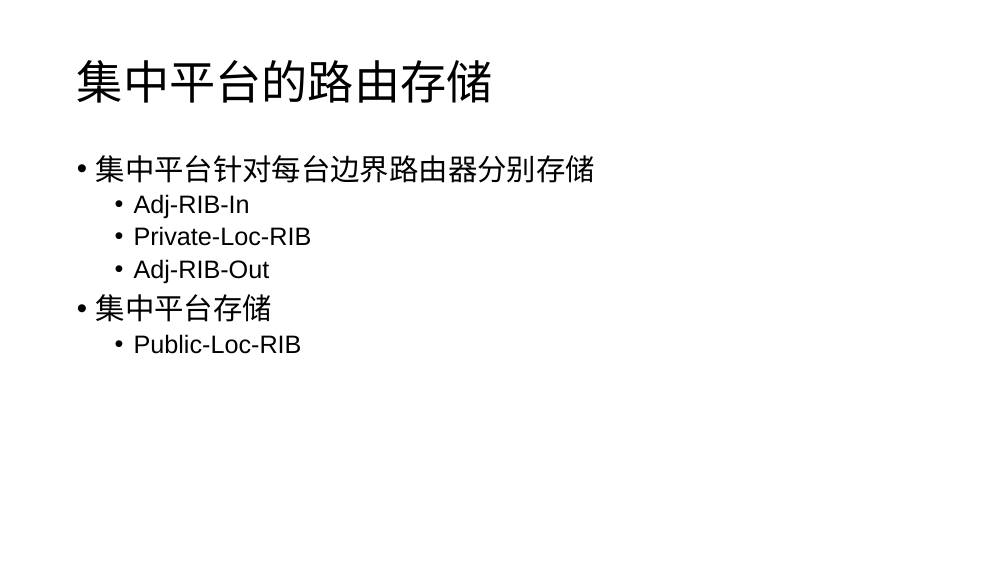
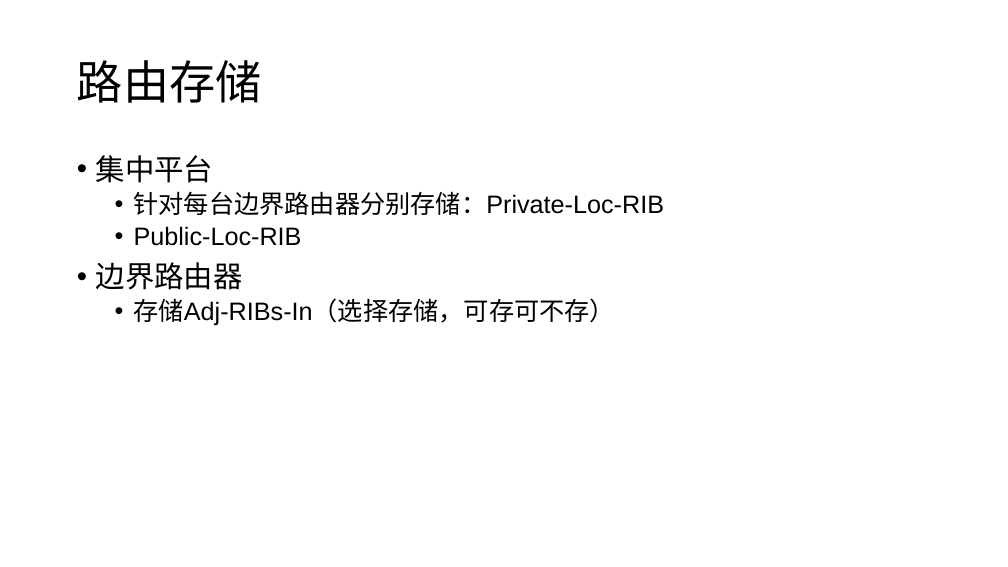
Before and after one commit to wangqing93/ibgp_exp, a slide deck: slide 7 of doc/毕设阶段讨论14.pptx (slide 2 before the commit). Drawn at 1008x567 pixels with LibreOffice and Linux fonts; fonts in the diff are those of the drawing. Boxes give left, top, right and bottom in pixels: in the first picture for what was removed or moved away, otherwise in the second. Text is boxed around its words. In the diff, an @@ line names an element or a change of style, - is before the commit and + after.

```diff
--- a/doc/毕设阶段讨论14.pptx
+++ b/doc/毕设阶段讨论14.pptx
@@ title at (77, 60, 262, 103): text changed @@
-集中平台的路由存储
+路由存储
@@ text at (96, 155, 665, 215): text changed @@
-• 集中平台针对每台边界路由器分别存储
-  • Adj-RIB-In
-  • Private-Loc-RIB
-  • Adj-RIB-Out
-• 集中平台存储
+• 集中平台
+  • 针对每台边界路由器分别存储：Private-Loc-RIB
@@ text at (96, 262, 616, 326): paragraphs added @@
+• 边界路由器
+  • 存储Adj-RIBs-In（选择存储，可存可不存）
```
Also in this commit, not shown: 1 other slide changed, 4 slides added, 3 other files.
